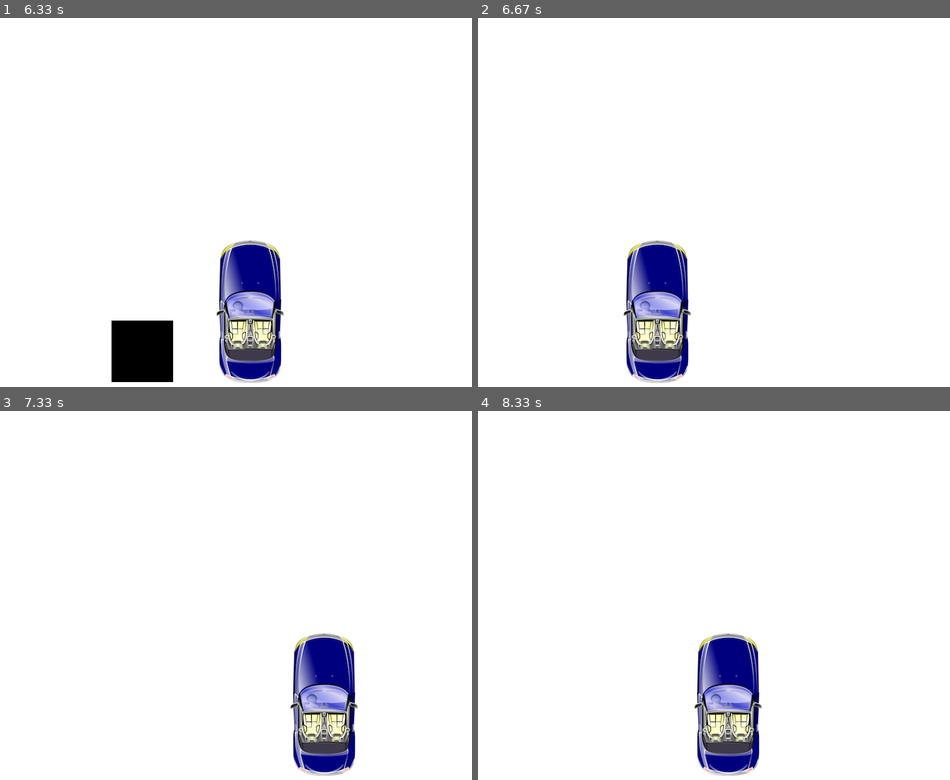
Above: before the commit, frames 1-4 (two rows, left to right).
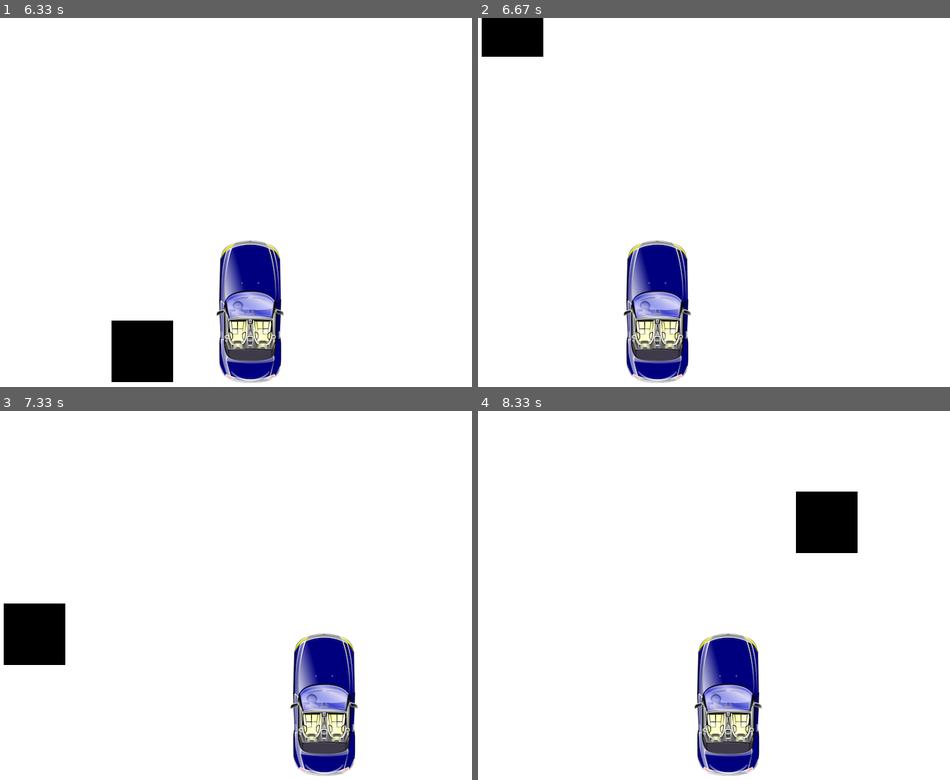
Above: after the commit, the same moments.

Repository: marioaburto10/pygame
Game: pygame game, started from racey.py
Two runs of this game, one before a commit and one after it. Both use one fixed random seed, a clock stepped at 60 frames per second and the inputs below.
Inputs:
- Up to frame 1 (6.33 s): hold Right 0.33-0.8 s; hold Right 0.83-1.3 s; hold Left 5.07-5.47 s; hold Right 5.5-6.13 s; hold Left from 6.17 s (still down)
- Up to frame 2 (6.67 s): release Left at 6.63 s
- Up to frame 3 (7.33 s): hold Right 6.67-7.13 s; hold Right from 7.17 s (still down)
- Up to frame 4 (8.33 s): release Right at 7.63 s; hold Left 7.67-8.2 s; hold Left from 8.23 s (still down)

Frame 1 is identical in both runs. In frame 2, 1.4% of the frame differs, in the area x 0-14%, y 0-11%; in frame 3, 2.2%, in the area x 0-14%, y 52-69%; in frame 4, 2.2%.

Commit message:
once the object is off of the screen, re render it back to the top at a random x value

Diff:
--- a/racey.py
+++ b/racey.py
@@ -52,7 +52,7 @@
 	TextSurf, TextRect = text_objects(text, fontStyle)
 	# position message box in the center of the screen
 	TextRect.center = ((display_width/2) , (display_height/2))
-	# does the actual displayinh of the message onto the screen
+	# does the actual displaying of the message onto the screen
 	gameDisplay.blit(TextSurf, TextRect)
 
 	# updates the screen
@@ -126,6 +126,10 @@
 		# will run crash function if the car hits either sides of the screen
 		if x > display_width - car_width * 1.5 or x < 0:
 			crash()
+		# once the object is off the screen, restart it back up on the screen at a random x value
+		if thing_start_y > display_height:
+			thing_start_y = 0 - thing_height
+			thing_start_x = random.randrange(0, display_width - 100)
 
 		#update screen
 		pygame.display.update()
